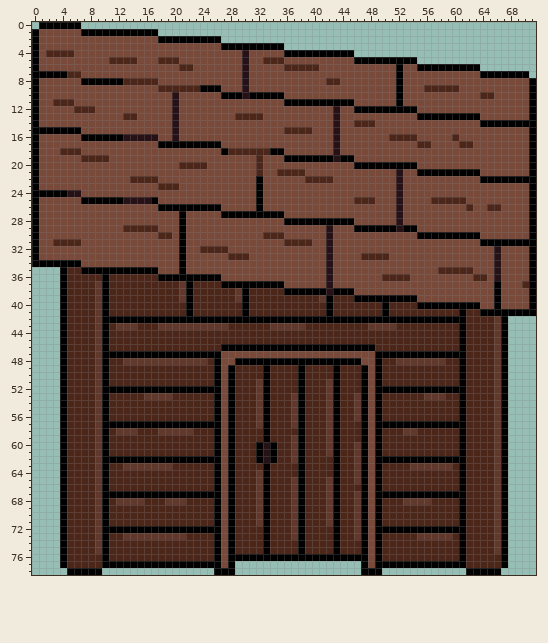
Edited in one commit: sprite sheet (World/Buildings/LumberjackHouse/HouseFull.png). Above: the version before the commit.
The file is 72x79 pixels.
New version:
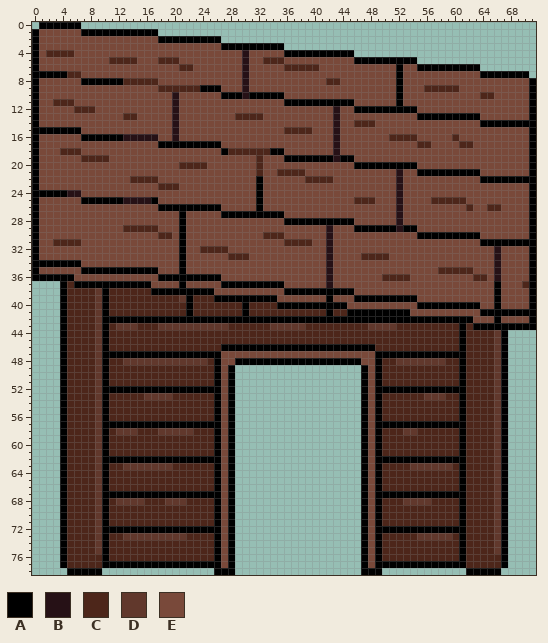
Palette (. is transparent): A #000000  B #261116  C #4d261a  D #61382c  E #79493a
Changes in this commit:
{"y":35,"x":0,"old":"....ACC","new":"AEEEEEE"}
{"y":36,"x":0,"old":"....","new":"AAAA"}
{"y":36,"x":5,"old":"CCCCCACCCCCCC","new":"AEEEEEEEEEEEE"}
{"y":37,"x":6,"old":"CCCD","new":"AAAA"}
{"y":37,"x":11,"old":"CCCCCCCCCCDACCCC","new":"AAAAAAEEEEAEEEEE"}
{"y":38,"x":17,"old":"CCCCD","new":"AAAAA"}
{"y":38,"x":23,"old":"CCCCCCDACCCCC","new":"AAAEEEEEEEEEE"}
{"y":38,"x":42,"old":"B","new":"A"}
{"y":39,"x":26,"old":"CCCD","new":"AAAA"}
{"y":39,"x":31,"old":"CCCCCCCCCCD","new":"AAAAEEEEEEE"}
{"y":39,"x":43,"old":"CCC","new":"EEE"}
{"y":40,"x":35,"old":"CCCCCCC","new":"AAAAAAA"}
{"y":40,"x":43,"old":"CCCCCCCACCCC","new":"AAEEEEEEEEEE"}
{"y":41,"x":45,"old":"CCCCC","new":"AAAAA"}
{"y":41,"x":51,"old":"CCCCCCCCCCACC","new":"AAAEEEEEEEEEE"}
{"y":42,"x":62,"old":"CCCCDA....","new":"AEEEAEEEEA"}
{"y":43,"x":63,"old":"CCCD","new":"AAAA"}
{"y":43,"x":68,"old":"....","new":"AAAA"}
{"y":49,"x":29,"old":"CCCCACCCCACCCCACCC","new":".................."}
{"y":50,"x":29,"old":"CCCCACCCCACCCCACCC","new":".................."}
{"y":51,"x":29,"old":"CCCDACCCCACCCDACCC","new":".................."}
{"y":52,"x":29,"old":"CCCDACCCCACCCDACCC","new":".................."}
{"y":53,"x":29,"old":"CCCDACCCDACCCDACCD","new":".................."}
{"y":54,"x":29,"old":"CCCDACCCDACCCDACCD","new":".................."}
{"y":55,"x":29,"old":"CCCDACCCDACCCDACCD","new":".................."}
{"y":56,"x":29,"old":"CCCDACCCDACCCDACCD","new":".................."}
{"y":57,"x":29,"old":"CCCDACCCDACCCDACCC","new":".................."}
{"y":58,"x":29,"old":"CCCCACCCCACCCDACCC","new":".................."}
{"y":59,"x":29,"old":"CCCCACCCDACCCDACCC","new":".................."}
{"y":60,"x":29,"old":"CCCABACCDACCCDACCD","new":".................."}
{"y":61,"x":29,"old":"CCCABACCDACCCDACCD","new":".................."}
{"y":62,"x":29,"old":"CCCABACCDACCCCACCD","new":".................."}
{"y":63,"x":29,"old":"CCCCACCCCACCCCACCD","new":".................."}
{"y":64,"x":29,"old":"CCCDACCCCACCCCACCD","new":".................."}
{"y":65,"x":29,"old":"CCCDACCCDACCCDACCD","new":".................."}
{"y":66,"x":29,"old":"CCCDACCCDACCCDACCC","new":".................."}
{"y":67,"x":29,"old":"CCCDACCCDACCCDACCD","new":".................."}
{"y":68,"x":29,"old":"CCCDACCCDACCCDACCD","new":".................."}
{"y":69,"x":29,"old":"CCCDACCCDACCCDACCD","new":".................."}
{"y":70,"x":29,"old":"CCCDACCCDACCCDACCD","new":".................."}
{"y":71,"x":29,"old":"CCCDACCCDACCCDACCD","new":".................."}
{"y":72,"x":29,"old":"CCCCACCCDACCCCACCD","new":".................."}
{"y":73,"x":29,"old":"CCCCACCCDACCCCACCD","new":".................."}
{"y":74,"x":29,"old":"CCCCACCCCACCCCACCC","new":".................."}
{"y":75,"x":29,"old":"CCCCACCCCACCCCACCC","new":".................."}
{"y":76,"x":29,"old":"AAAAAAAAAAAAAAAAAA","new":".................."}
{"label":"changed","picture_box":[32,267,536,330]}
{"label":"erased","picture_box":[235,365,361,561]}
